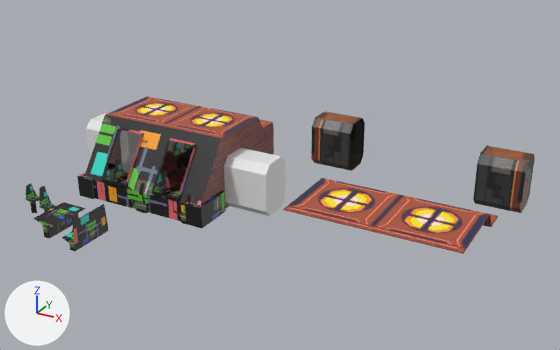
The Blender file rubens-psx-engine/Content/lounge.blend: old version first, new version second.
Both versions are drawn from a 50 mm camera at (25.5, -34.3, 19.2) aimed at (6.7, -0.1, 2.1). The axes (+X, +Y, +Z) are drawn at lower left. The lights are the same throughout.

Script lines for the objects in view, before the commit:
```python
ob_booth_1_001 = bpy.data.objects.new('booth_1.001', me_cube_007)
ob_booth_1_001.location = (0.0, -8.0, 0.0)
ob_booth_1_001.rotation_euler = (0.0, 0.0, 3.142)  # degrees (0, 0, 180)
ob_booth_2 = bpy.data.objects.new('booth_2', me_cube_007)
ob_booth_2.location = (0.14, -2.88, 0.0)
ob_chair_1_001 = bpy.data.objects.new('chair_1.001', me_cube_006)
ob_chair_1_001.location = (-4.0, -7.0, 0.0)
ob_counter_1_001 = bpy.data.objects.new('counter_1.001', me_cube_001)
ob_counter_1_001.location = (5.18, -5.93, 0.0)
ob_counter_1_001.rotation_euler = (0.0, 0.0, 1.571)  # degrees (0, 0, 90)
ob_counter_1_002 = bpy.data.objects.new('counter_1.002', me_cube_001)
ob_counter_1_002.location = (-2.31, -5.93, 0.0)
ob_counter_1_002.rotation_euler = (0.0, 0.0, 1.571)  # degrees (0, 0, 90)
ob_high_chair_1_001 = bpy.data.objects.new('high_chair_1.001', me_cube_003)
ob_high_chair_1_001.location = (-5.0, -7.0, 0.0)
ob_lounge_windows = bpy.data.objects.new('Lounge_Windows', me_plane_010)
ob_lounge_windows.location = (0.0, 0.0, 0.0)
ob_tabele_1_001 = bpy.data.objects.new('tabele_1.001', me_cube_005)
ob_tabele_1_001.location = (-2.0, -8.0, 0.0)
ob_wall_l_003 = bpy.data.objects.new('Wall_L.003', me_plane_012)
ob_wall_l_003.location = (12.0, 7.0, 0.0)
ob_wall_l_003.rotation_euler = (0.0, 0.0, 3.142)  # degrees (0, 0, 180)
# also in view: 'Wall_L.006' at (-5.3, 0.5, 1.5); 'Lounge_frame.001' at (0.0, 1.1, 3.8); 'Lounge_floor.001' at (0.0, 0.0, 0.0); 'Door' at (5.3, -0.5, 1.5); 'Lounge_frame' at (15.0, -4.9, 3.8)
```
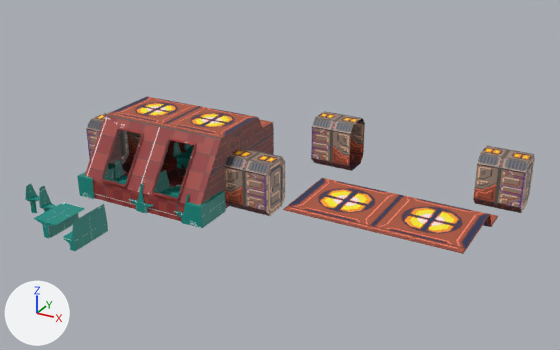
What differs and where, as boxes [x1, y1, x2, y2] in the pictures (560 x 350 px):
```json
{"object": "Lounge_Windows", "change": "surface changed, recoloured", "before": [85, 115, 221, 221], "after": [85, 115, 221, 221], "on screen": "grey to brown"}
{"object": "Door", "change": "surface changed, recoloured", "before": [224, 148, 285, 216], "after": [224, 148, 285, 216], "on screen": "grey to brown"}
{"object": "Wall_L.002", "change": "surface changed", "before": [473, 146, 534, 213], "after": [473, 146, 534, 213], "on screen": "black to brown"}
{"object": "Wall_L.003", "change": "surface changed", "before": [311, 111, 365, 171], "after": [311, 111, 365, 171], "on screen": "black to brown"}
{"object": "booth_1.001", "change": "surface changed", "before": [62, 204, 108, 251], "after": [62, 204, 108, 251], "on screen": "black to cyan"}
{"object": "Wall_L.006", "change": "surface changed, recoloured", "before": [86, 113, 142, 173], "after": [86, 113, 142, 173]}
{"object": "tabele_1.001", "change": "surface changed", "before": [33, 202, 86, 239], "after": [33, 202, 86, 239], "on screen": "black to cyan"}
{"object": "counter_1.001", "change": "surface changed", "before": [185, 190, 226, 228], "after": [185, 190, 226, 228], "on screen": "black to cyan"}
{"object": "counter_1.002", "change": "surface changed", "before": [77, 163, 117, 199], "after": [77, 163, 117, 199], "on screen": "black to cyan"}
{"object": "booth_2", "change": "surface changed", "before": [140, 170, 173, 213], "after": [140, 170, 173, 213]}
{"object": "chair_1.001", "change": "surface changed", "before": [39, 186, 55, 212], "after": [39, 186, 55, 212]}
{"object": "high_chair_1.001", "change": "surface changed", "before": [25, 183, 39, 213], "after": [25, 183, 39, 213]}
{"object": "counter_2", "change": "surface changed", "before": [177, 147, 194, 170], "after": [177, 147, 194, 170], "on screen": "black to cyan"}
{"object": "chair_1", "change": "surface changed", "before": [114, 159, 126, 181], "after": [114, 159, 126, 181]}
{"object": "high_chair_2", "change": "surface changed", "before": [173, 142, 182, 168], "after": [173, 142, 182, 168]}
{"object": "table_2", "change": "surface changed", "before": [163, 185, 181, 198], "after": [163, 185, 181, 198]}
{"object": "booth_3", "change": "surface changed", "before": [173, 194, 190, 224], "after": [173, 194, 190, 224]}
{"object": "booth_1", "change": "surface changed", "before": [129, 187, 141, 212], "after": [129, 187, 141, 212]}
{"object": "chair_2", "change": "surface changed", "before": [104, 167, 112, 181], "after": [104, 167, 112, 181]}
{"object": "tabele_1", "change": "surface changed", "before": [116, 175, 128, 184], "after": [116, 175, 128, 184]}
{"object": "high_chair_1", "change": "surface changed", "before": [184, 144, 194, 151], "after": [184, 144, 194, 151]}
```

Scene script edits in JSON lines:
```json
{"op": "add", "block": "img_brick_png", "code": ["img_brick_png = load_image('brick.png', 'Assets/textures/prototype/brick.png', 1024, 1024, 'sRGB')"]}
{"op": "add", "block": "img_door_png", "code": ["img_door_png = load_image('door.png', 'Assets/textures/Lounge/door.png', 64, 64, 'sRGB')"]}
{"op": "add", "block": "img_prototype_512x512_cyan_png", "code": ["img_prototype_512x512_cyan_png = load_image('prototype_512x512_cyan.png', 'Assets/textures/prototype/prototype_512x512_cyan.png', 512, 512, 'sRGB')"]}
{"op": "set", "path": "mat_checker.texture", "old": "img_space_ship_map_png", "new": "img_prototype_512x512_cyan_png"}
{"op": "set", "path": "mat_door.texture", "old": "img_door", "new": "img_door_png"}
{"op": "add", "block": "mat_window", "code": ["mat_window = principled_material('window')", "mat_window.texture = img_brick_png"]}
{"block": "me_plane_010", "where": "me_plane_010.from_pydata(...)  # 28 vertices, 18 faces; spans x -4.0..4.0, y -4.13..-1.74, z 0.0..4.27"}
{"op": "remove", "block": "me_plane_010", "code": "me_plane_010.materials.append(mat_checker)  # picture img_space_ship_map_png"}
{"op": "add", "block": "me_plane_010", "code": "me_plane_010.materials.append(mat_window)  # picture img_brick_png"}
{"block": "me_plane_016", "where": "me_plane_016.from_pydata(...)  # 24 vertices, 10 faces; spans x 4.0..6.62, y -1.54..0.64, z 0.0..3.06"}
{"op": "add", "block": "me_plane_016", "code": "me_plane_016.materials.append(mat_door)  # picture img_door_png"}
```
